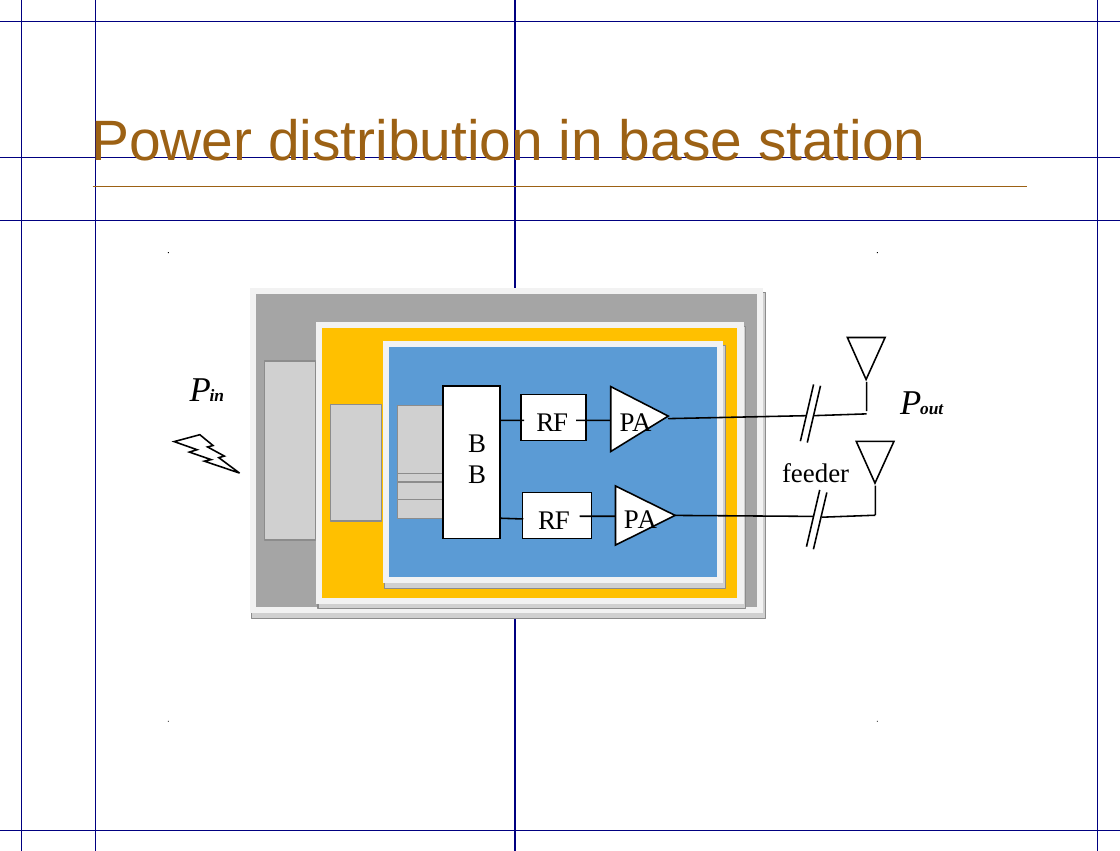
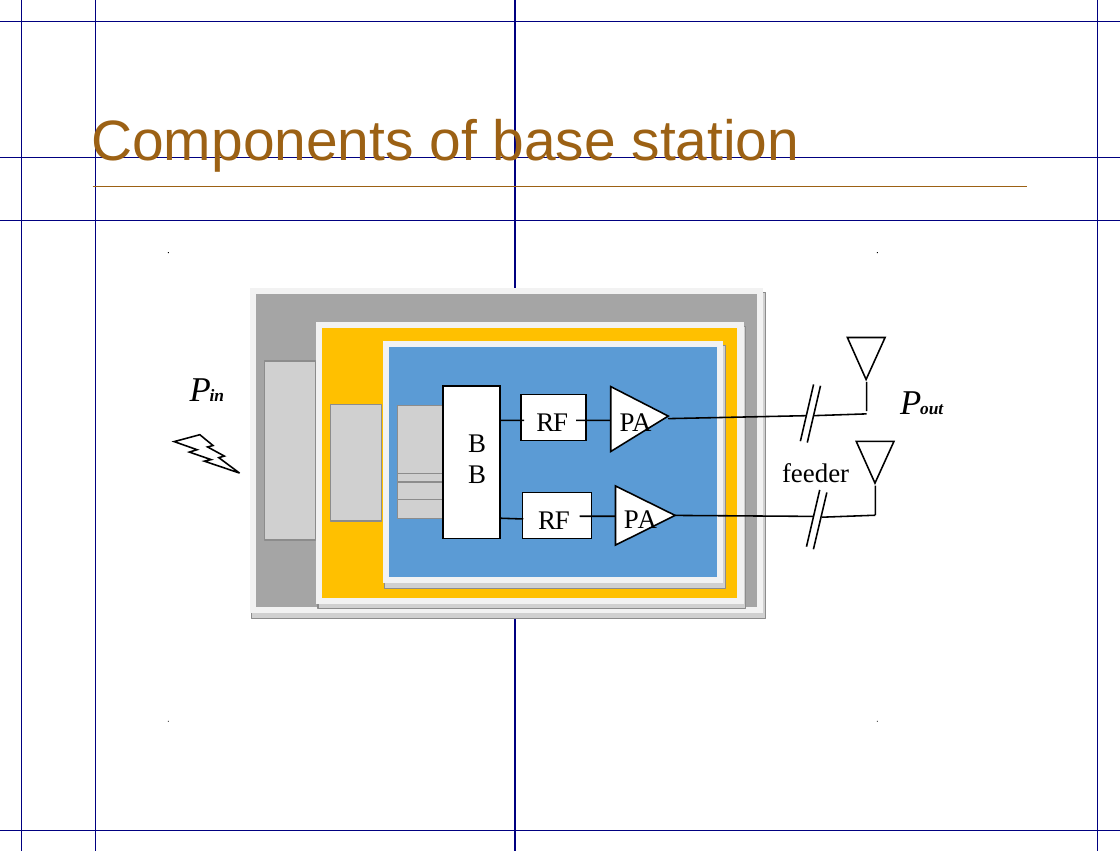
Before and after one commit to sharmakoustubh/Thesis, a slide deck: slide 7 of PresentationKoustubh_version1.pptx. Drawn at 1120x851 pixels with LibreOffice and Linux fonts; fonts in the diff are those of the drawing; grey boxes stand for pictures; background and template pictures are left out. Boxes give left, top, right and bottom in pixels: in the first picture for what was removed or moved away, otherwise in the second. Text is boxed around its words. In the diff, an @@ line names an element or a change of style, - is before the commit and + after.

```diff
--- a/PresentationKoustubh_version1.pptx
+++ b/PresentationKoustubh_version1.pptx
@@ title at [91,115,799,170]: text changed @@
-Power distribution in base station
+Components of base station
```
Also in this commit, not shown: 6 other slides changed, 1 slide added, 1 other file.
